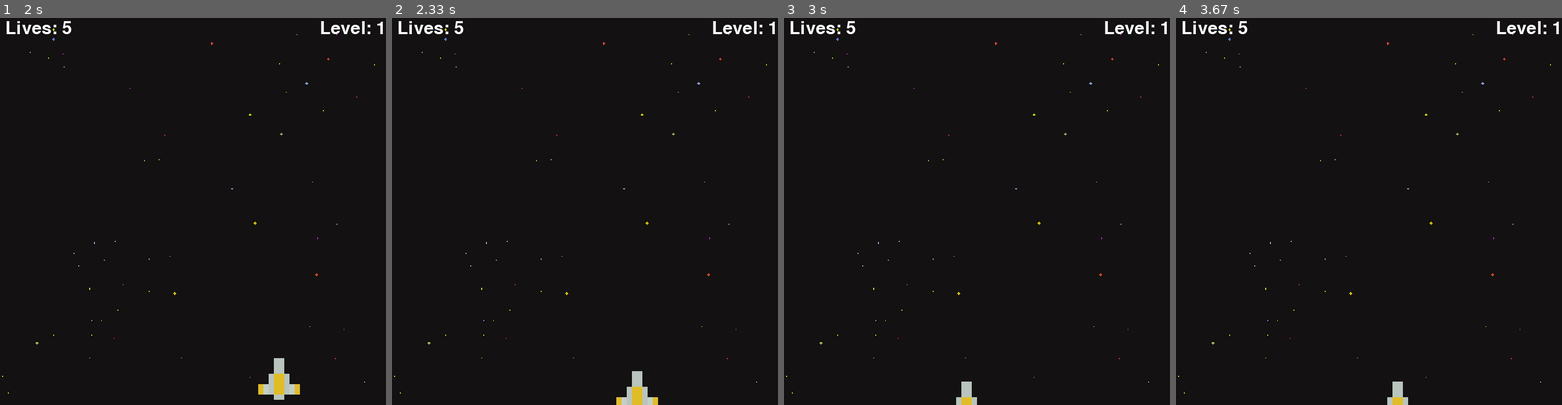
Above: before the commit, frames 1-4 (left to right).
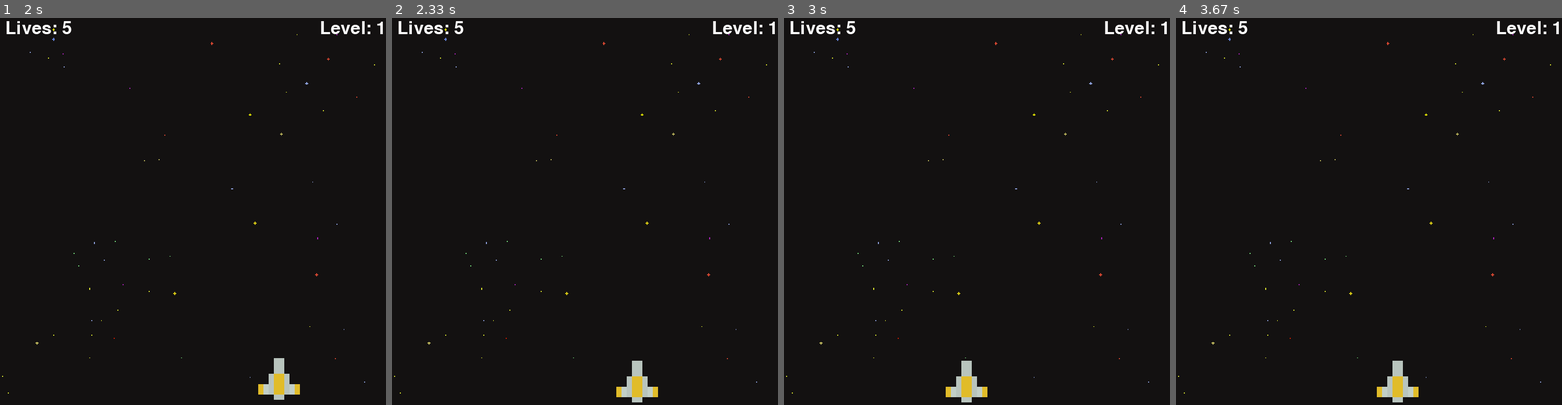
Above: after the commit, the same moments.

Repository: madalynbartman/projects
Game: pygame game, started from space_invaders.py
Same seed, same stepped clock (60 frames per second), same inputs: the game is played once before the commit and once after it.
Inputs:
- Up to frame 1 (2 s): hold D 0.33-0.8 s; hold D 1.17-1.63 s; hold A from 1.67 s (still down)
- Up to frame 2 (2.33 s): release A at 2.2 s; hold S from 2.23 s (still down)
- Up to frame 3 (3 s): release S at 2.53 s; hold A 2.57-2.97 s
- Up to frame 4 (3.67 s): hold D from 3.4 s (still down)

Frame 1 is identical in both runs. In frame 2, 0.6% of the frame differs, in the area x 58-69%, y 88-100%; in frame 3, 0.7%, in the area x 41-53%, y 88-100%; in frame 4, 0.7%.

Commit message:
space invaders

Diff:
--- a/space_invaders.py
+++ b/space_invaders.py
@@ -36,6 +36,12 @@
 
     def draw(self, window):
         window.blit(self.ship_img, (self.x, self.y))
+
+    def get_width(self):
+        return self.ship_img.get_width()
+
+    def get_height(self):
+        return self.ship_img.get_height()
 
 class Player(Ship):
     def __init__(self, x, y, health=100):
@@ -86,11 +92,11 @@
         keys = pygame.key.get_pressed()
         if keys[pygame.K_a] and player.x - player_vel > 0: # left
             player.x -= player_vel
-        if keys[pygame.K_d] and player.x + player_vel + 50 < WIDTH: # right
+        if keys[pygame.K_d] and player.x + player_vel + player.get_width() < WIDTH: # right
             player.x += player_vel
         if keys[pygame.K_w] and player.y - player_vel > 0: # up
             player.y == player_vel
-        if keys[pygame.K_s] and player.y + player_vel + 50 < HEIGHT: # down
+        if keys[pygame.K_s] and player.y + player_vel + player.get_height() < HEIGHT: # down
             player.y += player_vel
 
 main()
